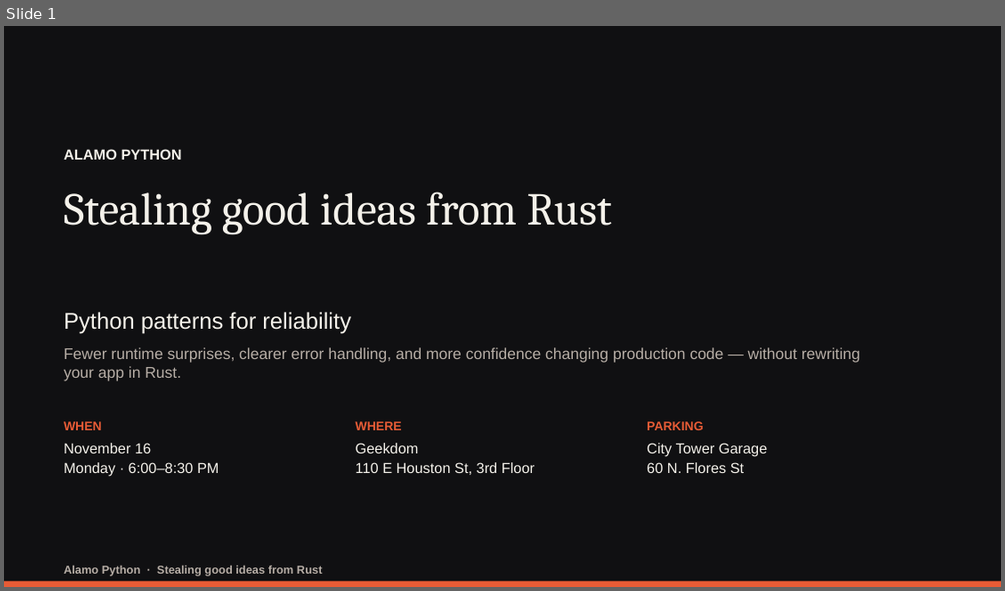
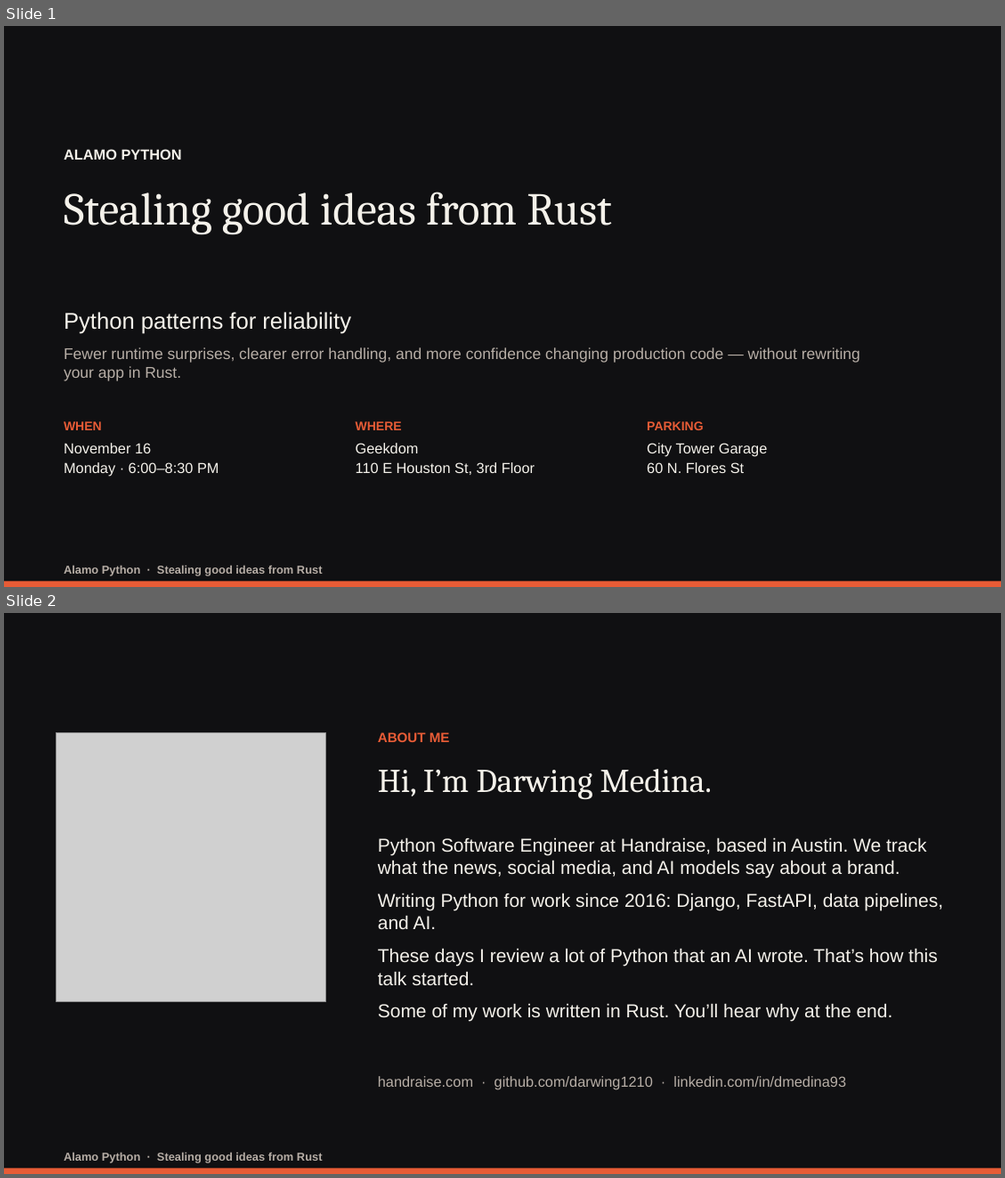
Before and after one commit to darwing1210/thinking-in-rust-writing-in-python, a slide deck: presentation/stealing-good-ideas-from-rust.pptx. Shown one above the other, each under a label of ours: slide 1 before the commit, slides 1 and 2 after it. The pictures are 1005x591 and 1005x1178 pixels, drawn with LibreOffice and Linux fonts; fonts in the diff are those of the drawing; grey boxes stand for pictures. Boxes give left, top, right and bottom in pixels: in the first picture for what was removed or moved away, otherwise in the second. Text is boxed around its words. In the diff, an @@ line names an element or a change of style, - is before the commit and + after.

Commit message:
Finalize Rust talk deck and script

```diff
--- a/presentation/stealing-good-ideas-from-rust.pptx
+++ b/presentation/stealing-good-ideas-from-rust.pptx
@@ slide 2 added at (4,613,1001,1174), background #101012 @@
@@ picture added at (57,732,325,1002) @@
@@ text added at (378,732,450,742), 13 pt, text #E85C36, bold @@
+ABOUT ME
@@ text added at (378,769,712,799), 32 pt, text #F4F1EA @@
+Hi, I’m Darwing Medina.
@@ text added at (378,837,943,1022), 18 pt, text #F4F1EA @@
+Python Software Engineer at Handraise, based in Austin. We track what the news, social media, and AI models say about a brand.
+Writing Python for work since 2016: Django, FastAPI, data pipelines, and AI.
+These days I review a lot of Python that an AI wrote. That’s how this talk started.
+Some of my work is written in Rust. You’ll hear why at the end.
@@ text added at (378,1076,846,1090), 14 pt, text #B7AEA6 @@
+handraise.com · github.com/darwing1210 · linkedin.com/in/dmedina93
@@ rectangle added at (4,1167,1001,1174), fill #E85C36 @@
@@ text added at (64,1151,323,1162), 11 pt, text #B7AEA6, bold @@
+Alamo Python · Stealing good ideas from Rust
```
Also in this commit, not shown: 7 slides changed, 11 other slides added, 1 slide removed, 18 other files.
